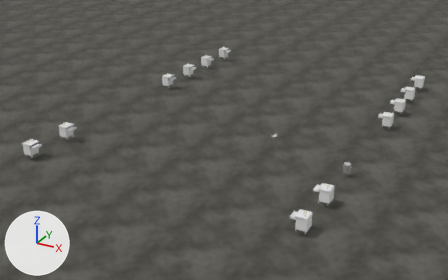
A saved change to the Blender file Models/Interiors/DilapidatedHospital/hospital_assembly.blend.
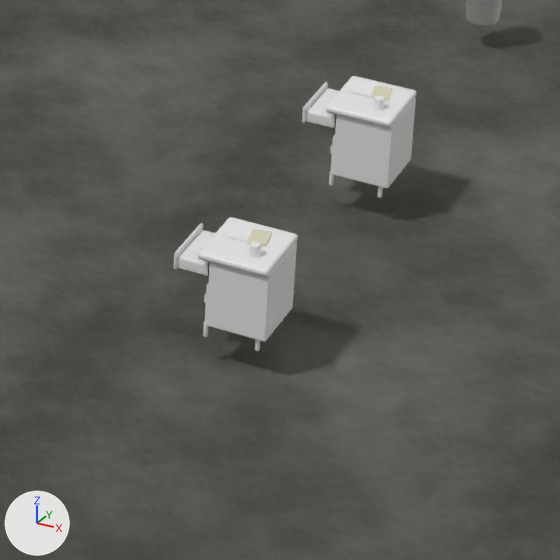
The first picture shows the older version from a 50 mm lens placed at (16.7, -32.8, 14.9), pointed at (-1.1, -0.4, -1.3). The close-ups show the older and then the newer version on the part from 57% to 81% of the width and 60% to 97% of the height of that picture. Only the edits that show in the close-ups are written down. The lights are fixed; the arrows at lower left show +X, +Y and +Z.

Names of what the first close-up shows: 'Nursing TrashCan', 'Presentation exterior ground', 'Ward 02 cabinet 1', 'Ward 02 cabinet 2'.
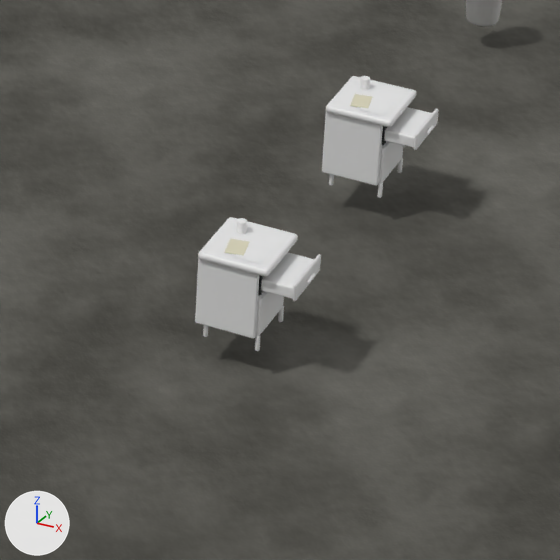
Edits to the bpy script that builds the scene:
```text
Change ob_ward_02_cabinet_1:
    ob_ward_02_cabinet_1.rotation_euler: (0.0, 0.0, -1.571) -> (0.0, 0.0, 1.571)  # degrees (0, 0, -90) -> degrees (0, 0, 90)
Change ob_ward_02_cabinet_2:
    ob_ward_02_cabinet_2.rotation_euler: (0.0, 0.0, -1.571) -> (0.0, 0.0, 1.571)  # degrees (0, 0, -90) -> degrees (0, 0, 90)
```

What differs and where, as boxes [x1, y1, x2, y2] in the close-ups (560 x 560 px):
'Ward 02 cabinet 1', turned
    before: [173, 217, 298, 351]
    after: [195, 217, 321, 351]
'Ward 02 cabinet 2', turned
    before: [302, 76, 417, 198]
    after: [322, 76, 439, 198]
